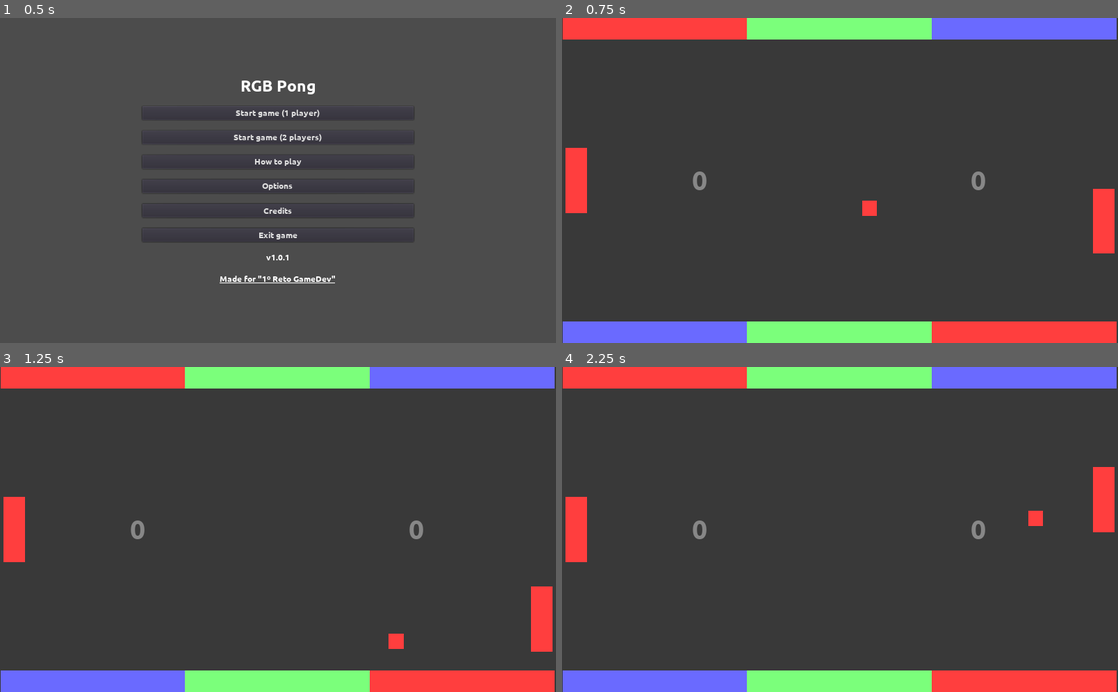
Above: before the commit, frames 1-4 (two rows, left to right).
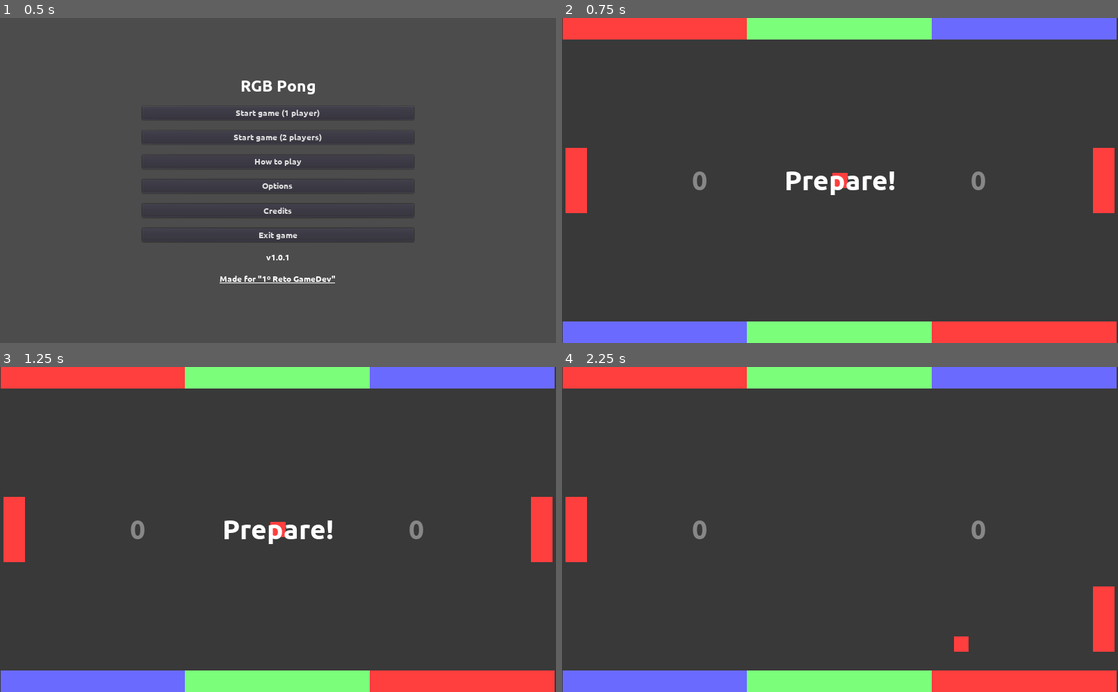
Above: after the commit, the same moments.

Repository: moisesjbc/1-retogamedev
Game: Godot game, scene res://menus/main_menu/main_menu.tscn
Two runs of this game, one before a commit and one after it. Both use one fixed random seed, a clock stepped at 60 frames per second and the inputs below.
Inputs:
- Up to frame 1 (0.5 s): no input
- Up to frame 2 (0.75 s): click "Start game (1 player)" at 0.5 s
- Up to frame 3 (1.25 s): no input
- Up to frame 4 (2.25 s): no input

Frame 1 is identical in both runs. In frame 2, 1.7% of the frame differs, in the area x 40-100%, y 39-73%; in frame 3, 2.3%, in the area x 40-100%, y 39-88%; in frame 4, 1.8%.

Commit message:
Added prepare countdown

Diff:
--- a/godot-project/main/main.gd
+++ b/godot-project/main/main.gd
@@ -3,7 +3,7 @@
 func _ready():
 	if globals.n_players == 1:
 		$player_2.start_bot()
-	get_tree().paused = false
+	get_tree().paused = true
 
 
 func _process(_delta):
@@ -12,3 +12,8 @@
 
 func _on_score_player_wins(player):
 	$gui/game_over_menu.run(player)
+
+
+func _on_countdown_timer_timeout():
+	$gui/ready_container.visible = false
+	get_tree().paused = false
--- a/godot-project/main/main.tscn
+++ b/godot-project/main/main.tscn
@@ -11,6 +11,10 @@
 [ext_resource path="res://textures/white_texture.png" type="Texture" id=9]
 
 [sub_resource type="DynamicFont" id=1]
+size = 50
+font_data = ExtResource( 7 )
+
+[sub_resource type="DynamicFont" id=2]
 size = 50
 font_data = ExtResource( 7 )
 
@@ -66,6 +70,21 @@
 [node name="game_over_menu" parent="gui" instance=ExtResource( 3 )]
 visible = false
 
+[node name="ready_container" type="CenterContainer" parent="gui"]
+margin_right = 1023.0
+margin_bottom = 599.0
+__meta__ = {
+"_edit_use_anchors_": false
+}
+
+[node name="ready_label" type="Label" parent="gui/ready_container"]
+margin_left = 409.0
+margin_top = 271.0
+margin_right = 613.0
+margin_bottom = 328.0
+custom_fonts/font = SubResource( 2 )
+text = "Prepare!"
+
 [node name="player_1" parent="." instance=ExtResource( 4 )]
 position = Vector2( 26, 300 )
 ball_path = NodePath("../ball_respawn_point/ball")
@@ -103,5 +122,11 @@
 [node name="ball" parent="ball_respawn_point" instance=ExtResource( 6 )]
 initial_speed = 450
 speed_increment_per_hit = 20
+
+[node name="countdown_timer" type="Timer" parent="."]
+pause_mode = 2
+one_shot = true
+autostart = true
 [connection signal="player_wins" from="gui/score" to="." method="_on_score_player_wins"]
 [connection signal="goal" from="ball_respawn_point/ball" to="gui/score" method="_on_ball_goal"]
+[connection signal="timeout" from="countdown_timer" to="." method="_on_countdown_timer_timeout"]
Not shown: 1 places in godot-project/main/main.tscn that only renumber resources
